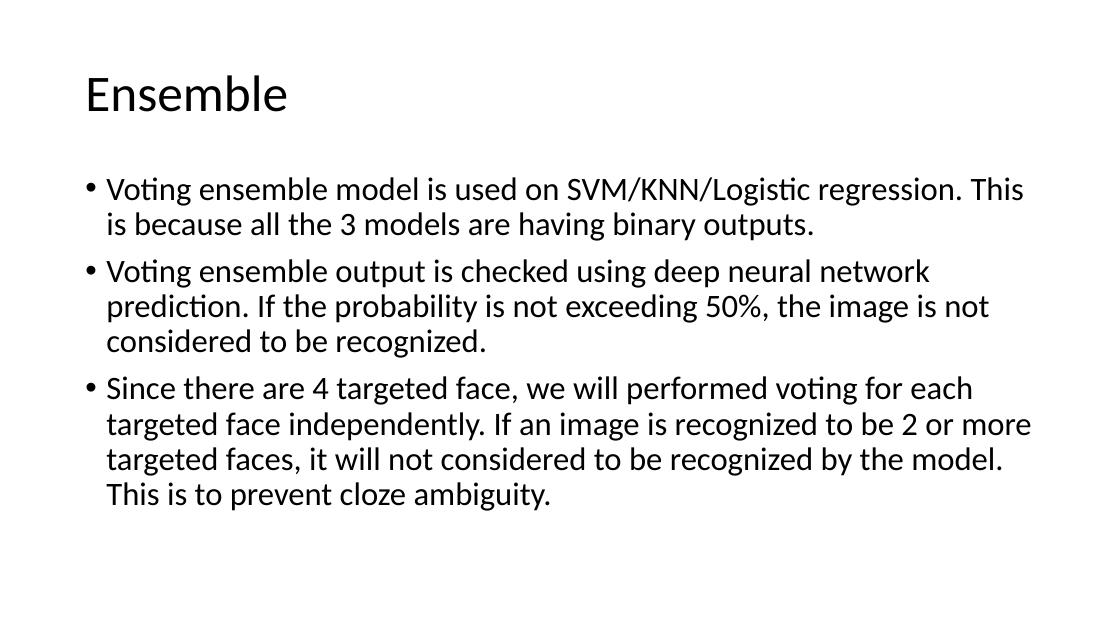
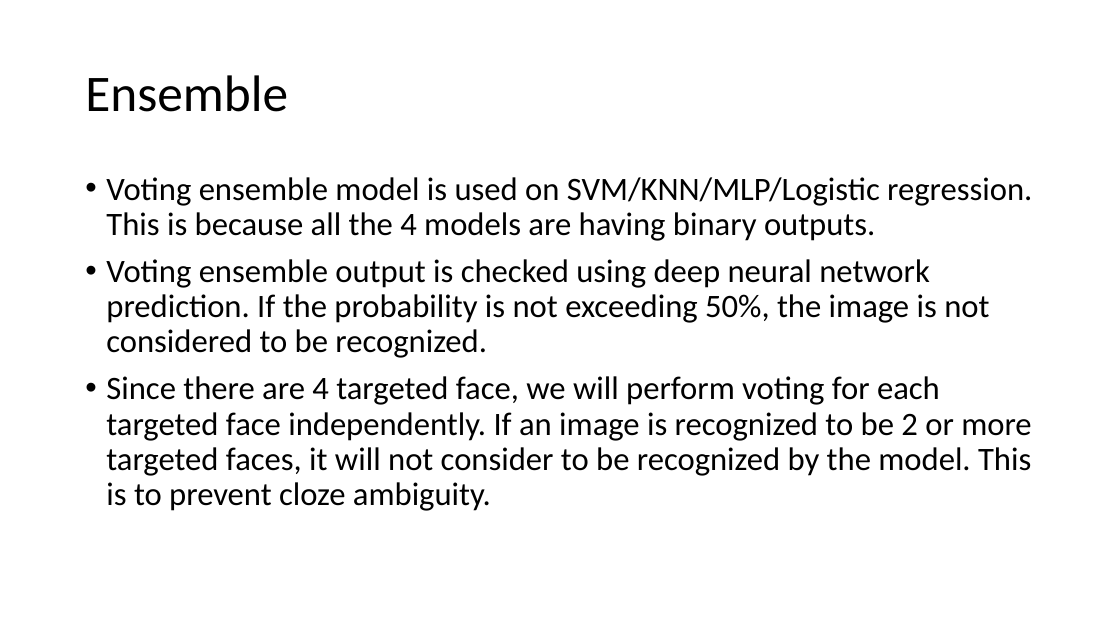
Before and after one commit to optimusium/capstone4, a slide deck: slide 35 of Face Recognition.pptx (slide 24 before the commit). Drawn at 1120x630 pixels with LibreOffice and Linux fonts; fonts in the diff are those of the drawing. Boxes give left, top, right and bottom in pixels: in the first picture for what was removed or moved away, otherwise in the second. Text is boxed around its words. In the diff, an @@ line names an element or a change of style, - is before the commit and + after.

```diff
--- a/Face Recognition.pptx
+++ b/Face Recognition.pptx
@@ text at (106,177,1032,241): text changed @@
-• Voting ensemble model is used on SVM/KNN/Logistic regression. This is because all the 3 models are having binary outputs.
+• Voting ensemble model is used on SVM/KNN/MLP/Logistic regression. This is because all the 4 models are having binary outputs.
@@ text at (106,376,1031,511): text changed @@
-• Since there are 4 targeted face, we will performed voting for each targeted face independently. If an image is recognized to be 2 or more targeted faces, it will not considered to be recognized by the model. This is to prevent cloze ambiguity.
+• Since there are 4 targeted face, we will perform voting for each targeted face independently. If an image is recognized to be 2 or more targeted faces, it will not consider to be recognized by the model. This is to prevent cloze ambiguity.
```
Also in this commit, not shown: 6 other slides changed, 12 slides added.
